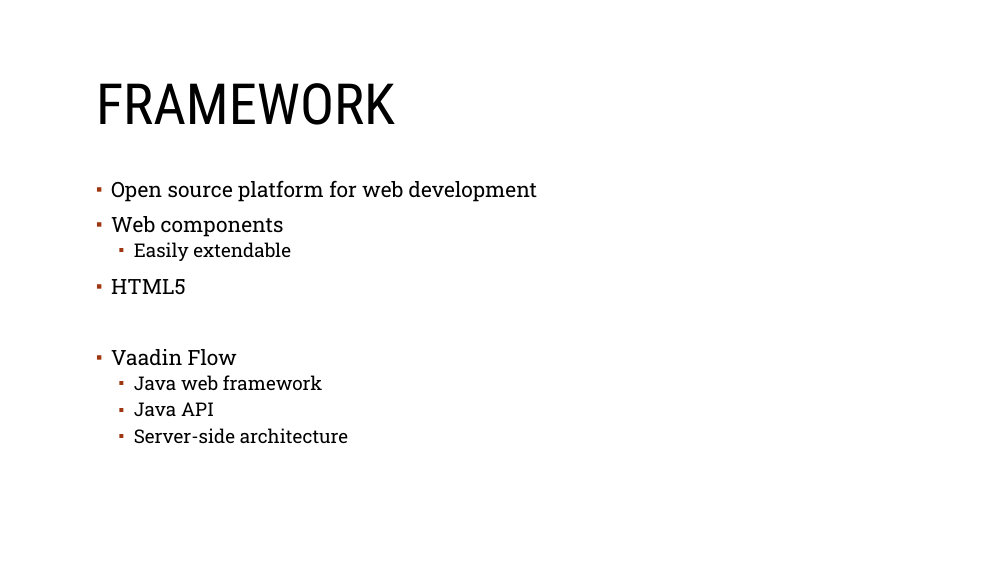
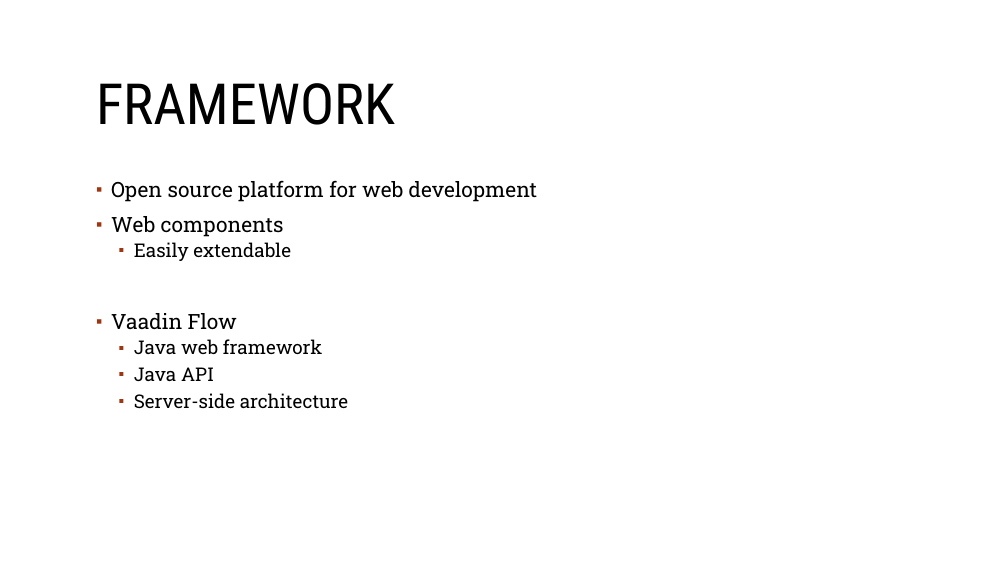
Before and after one commit to sebivenlo/Vaadin-workshop, a slide deck: slide 5 of Documentation/Frontend-technologies.odp (slide 4 before the commit). Drawn at 1008x567 pixels with LibreOffice and Linux fonts; fonts in the diff are those of the drawing; background and template pictures are left out. Boxes give left, top, right and bottom in pixels: in the first picture for what was removed or moved away, otherwise in the second. Text is boxed around its words. In the diff, an @@ line names an element or a change of style, - is before the commit and + after.

```diff
--- a/Documentation/Frontend-technologies.odp
+++ b/Documentation/Frontend-technologies.odp
@@ text at (111, 279, 185, 295): paragraph removed @@
-▪ HTML5
```
Also in this commit, not shown: 6 other slides changed, 2 slides added, 1 slide removed.
